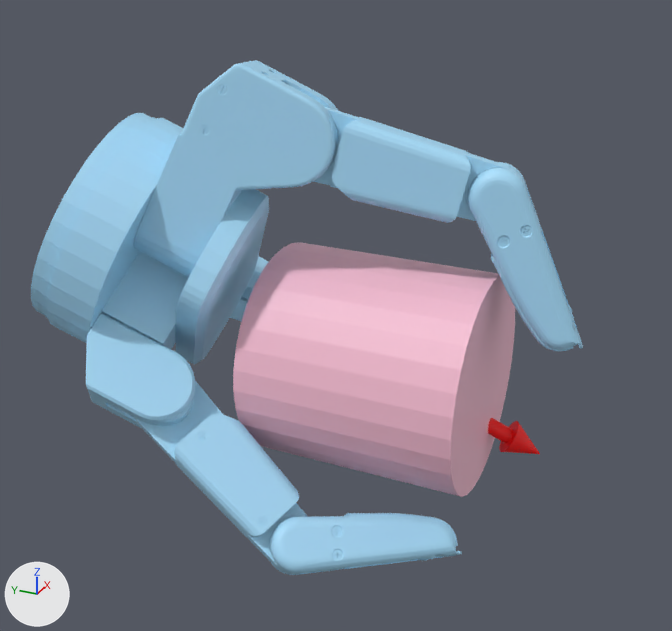
Before and after pictures for a commit that changed the glTF model static/assets/cond/Barrett/contactdb+cylinder_medium/7.glb.
The view is the same before and after, from a camera (50 mm lens) standing at (-0.288, -0.111, 0.16) and looking at (0.007, 0.021, 0.013). Lighting does not change. The marker at lower left points along +X, +Y and +Z. Where no turn or scale is listed for an object, it has been applied to the vertices. Vertices at the same position are counted once.

The older version as bpy lines, for what is in view:
```python
me_cylinder_medium_stl = bpy.data.meshes.new('cylinder_medium.stl')
me_cylinder_medium_stl.from_pydata(...)  # a 32-sided cylinder along y spanning x -0.04..0.04, y -0.04..0.04, z -0.04..0.04
me_cylinder_medium_stl.materials.append(mat_defaultmaterial)
me_geometry_1 = bpy.data.meshes.new('geometry_1')
me_geometry_1.from_pydata(...)  # 8696 vertices, 17330 faces; spans x -0.065..0.078, y -0.072..0.131, z -0.065..0.11
me_geometry_1.materials.append(mat_defaultmaterial_001)
me_geometry_2 = bpy.data.meshes.new('geometry_2')
me_geometry_2.from_pydata(...)  # 75 vertices, 144 faces; spans x -0.0029..0.0202, y -0.0587..0.0016, z -0.034..0.0026
me_geometry_2.materials.append(mat_defaultmaterial_002)
ob_cylinder_medium_stl = bpy.data.objects.new('cylinder_medium.stl', me_cylinder_medium_stl)
ob_cylinder_medium_stl.location = (0.0, 0.0, 0.0)
ob_geometry_1 = bpy.data.objects.new('geometry_1', me_geometry_1)
ob_geometry_1.location = (0.0, 0.0, 0.0)
ob_geometry_2 = bpy.data.objects.new('geometry_2', me_geometry_2)
ob_geometry_2.location = (0.0, 0.0, 0.0)
```
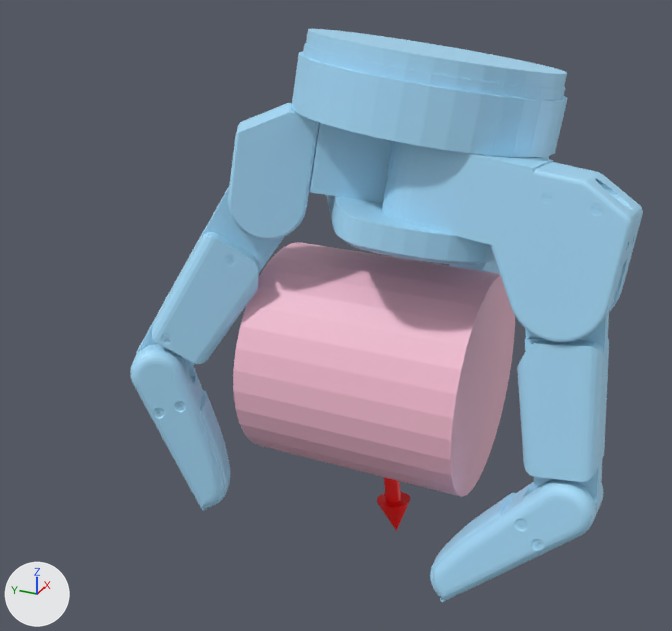
The change, as a list of edits to the scene's bpy script:
```text
Change me_geometry_1:
    used by ob_geometry_1; location = (0.0, 0.0, 0.0)
    remove me_geometry_1.from_pydata(...)  # 8696 vertices, 17330 faces; spans x -0.065..0.078, y -0.072..0.131, z -0.065..0.11
    add me_geometry_1.from_pydata(...)  # 8695 vertices, 17330 faces; spans x -0.054..0.09, y -0.087..0.082, z -0.067..0.12
    me_geometry_1 part 1: the loose piece of 347 vertices spanning x -0.059..0.034, y 0.039..0.131, z -0.016..0.087 is copied, and the copy is multiplied about its middle by the matrix ((0.848, 0.462, -0.261), (-0.398, 0.229, -0.888), (-0.351, 0.857, 0.378)), then moved by (0.018, -0.094, 0.048); it spans x -0.041..0.054, y -0.056..0.034, z 0.048..0.12
    me_geometry_1 part 2: the loose piece of 925 vertices spanning x -0.039..0.006, y 0.011..0.087, z 0.033..0.11 is multiplied about its middle by the matrix ((0.634, -0.08, 0.769), (0.747, 0.319, -0.583), (-0.199, 0.944, 0.262)), then moved by (0.068, -0.059, -0.01)
    me_geometry_1 part 3: the loose piece of 449 vertices spanning x 0.043..0.077, y 0.012..0.098, z -0.046..0.009 is multiplied about its middle by the matrix ((0.635, 0.407, -0.657), (-0.756, 0.15, -0.637), (-0.161, 0.901, 0.403)), then moved by (0.007, -0.075, 0.029)
    me_geometry_1 part 4: the loose piece of 925 vertices spanning x -0.009..0.073, y 0.068..0.119, z -0.023..0.032 is multiplied about its middle by the matrix ((-0.4, 0.46, -0.792), (-0.889, -0.405, 0.214), (-0.222, 0.79, 0.571)), then moved by (-0.048, -0.142, 0.064)
    me_geometry_1 part 5: the loose piece of 449 vertices spanning x -0.024..0.016, y -0.048..0.041, z 0.059..0.097 is multiplied about its middle by the matrix ((0.916, 0.392, -0.085), (-0.221, 0.315, -0.923), (-0.335, 0.864, 0.375)), then moved by (-0.024, -0.07, -0.059)
    me_geometry_1 part 6: a new loose piece of 210 vertices spanning x -0.034..0.002, y 0.016..0.052, z 0.052..0.096, in mat_defaultmaterial_001
    me_geometry_1 part 7: the loose piece of 1647 vertices spanning x -0.008..0.018, y -0.072..-0.027, z 0.017..0.079 is deleted
    me_geometry_1 part 8: 4 vertices moved within x -0.052..-0.025, y -0.042..0.07, z -0.056..0.004; 2642 vertices removed from x -0.065..0.034, y -0.042..0.131, z -0.065..0.087; 3731 vertices added at x -0.054..-0.005, y -0.087..0.082, z -0.064..0.075
Change me_geometry_2:
    where me_geometry_2.from_pydata(...)  # 75 vertices, 144 faces; spans x -0.0029..0.0202, y -0.0587..0.0016, z -0.034..0.0026
    used by ob_geometry_2; location = (0.0, 0.0, 0.0)
    me_geometry_2 part 9: the whole mesh is multiplied about the mesh origin by the matrix ((0.936, 0.35, 0.043), (-0.181, 0.581, -0.793), (-0.303, 0.734, 0.607))
```

Location of each change, (x1, y1, x2, y2) in pixels of the pictures (672 x 631 px; the box of a moved part takes in the faces that stretch with it):
'geometry_1', reshaped (7% narrower, 11% taller)
    before: (31, 60, 583, 575)
    after: (131, 29, 643, 602)
'geometry_2', reshaped
    before: (488, 418, 540, 454)
    after: (377, 477, 410, 531)
part 1 of me_geometry_1, added (blue)
    after: (291, 29, 567, 265)
part 2 of me_geometry_1, moved or reshaped
    before: (134, 60, 338, 277)
    after: (541, 156, 549, 159)
part 3 of me_geometry_1, moved or reshaped
    before: (242, 286, 253, 300)
    after: (449, 260, 500, 274)
part 4 of me_geometry_1, moved or reshaped
    before: (230, 256, 269, 322)
    after: (382, 141, 643, 342)
part 5 of me_geometry_1, moved or reshaped
    before: (313, 106, 526, 223)
    after: (517, 313, 609, 519)
part 6 of me_geometry_1, added (blue)
    after: (228, 103, 319, 240)
part 7 of me_geometry_1, deleted (blue)
    before: (468, 162, 583, 352)
part 8 of me_geometry_1, moved or reshaped
    before: (31, 113, 462, 575)
    after: (131, 187, 603, 602)
